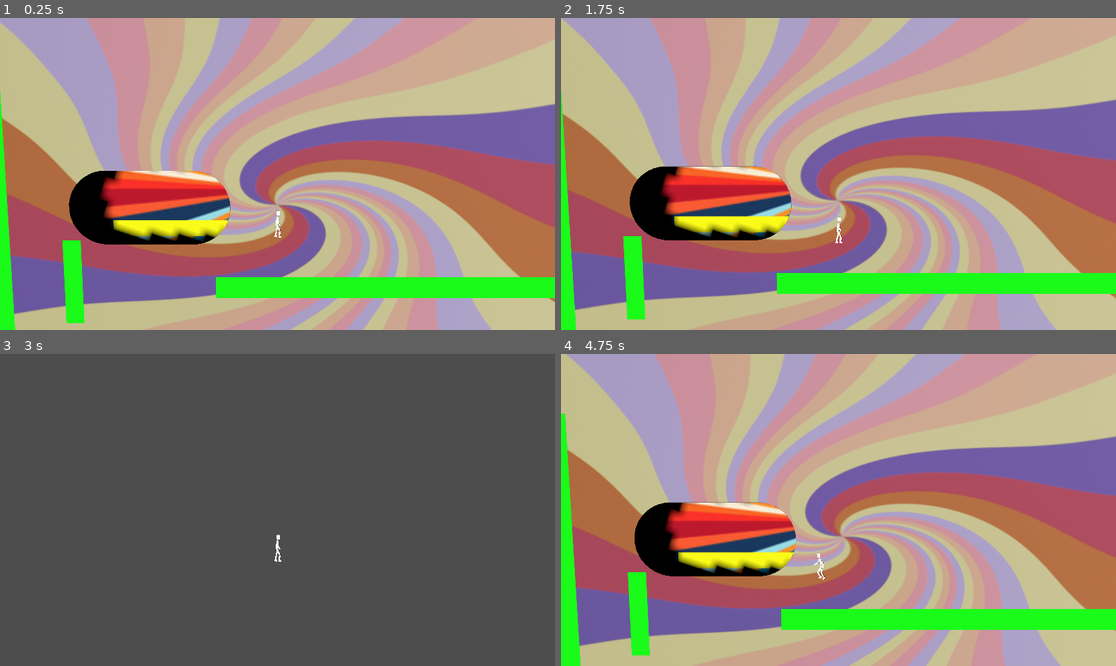
Above: before the commit, frames 1-4 (two rows, left to right).
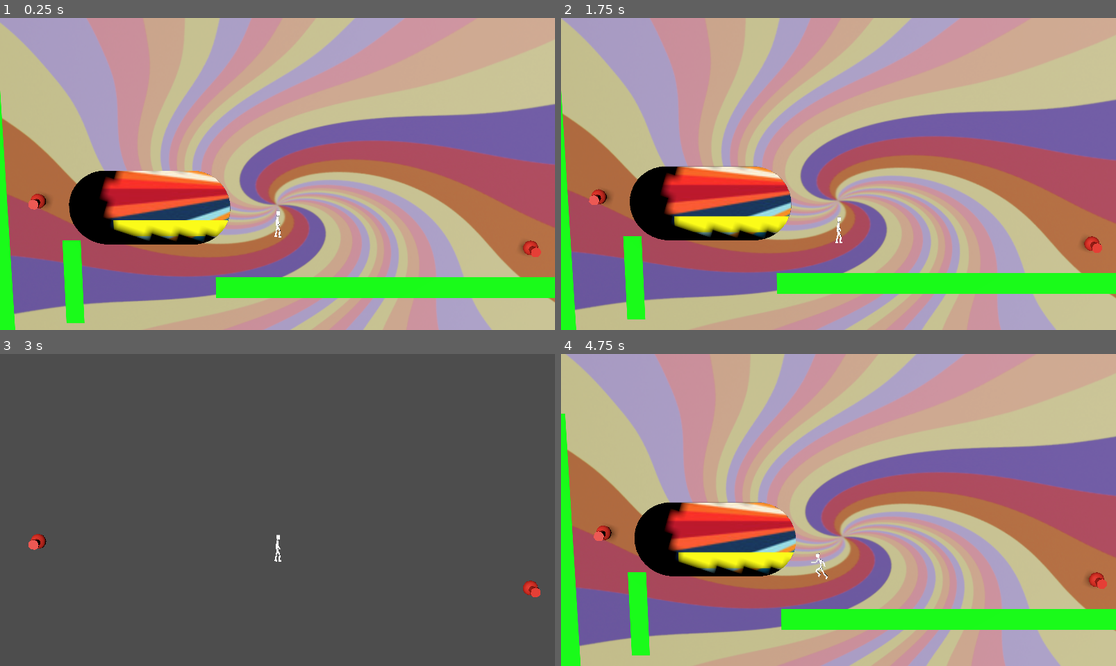
Above: after the commit, the same moments.

Repository: nathanialf/GroovyPictureBook
Game: Godot game, scene res://game.tscn
Same seed, same stepped clock (60 frames per second), same inputs: the game is played once before the commit and once after it.
Inputs:
- Up to frame 1 (0.25 s): no input
- Up to frame 2 (1.75 s): hold D (Move right) 0.53-1.28 s; tap R at 0.6, 1.35 s; tap W (Jump) at 0.77, 1.52 s; hold Up (Page backward) from 1.28 s (still down)
- Up to frame 3 (3 s): release Up (Page backward) at 2.03 s; hold D (Move right) 2.03-2.78 s; tap R at 2.1, 2.85 s; hold Down (Page forward) from 2.78 s (still down)
- Up to frame 4 (4.75 s): tap W (Jump) at 3.02, 3.77, 4.52 s; release Down (Page forward) at 3.53 s; hold A (Move left) from 3.53 s (still down); tap R at 3.6, 4.35 s

The runs differ from the first frame. In frame 1, 0.3% of the frame differs, in the area x 5-98%, y 56-77%; in frame 2, 0.3%; in frame 3, 0.2%; in frame 4, 0.4%, in the area x 5-99%, y 55-76%.

Commit message:
Pushpin support
Pushpin support

Diff:
--- a/game.tscn
+++ b/game.tscn
@@ -2,12 +2,14 @@
 
 [ext_resource type="Script" uid="uid://b32i8mqgc8vrr" path="res://game.gd" id="1_80nbo"]
 [ext_resource type="PackedScene" uid="uid://dji7tytceexa3" path="res://movement_test/character_run.tscn" id="2_feb5d"]
-[ext_resource type="Script" uid="uid://fem0shj6kr8h" path="res://camera.gd" id="3_eow3j"]
+[ext_resource type="Script" path="res://camera.gd" id="3_eow3j"]
 [ext_resource type="PackedScene" uid="uid://c3xyum43h7j3r" path="res://pages/page1_test.tscn" id="3_fc0e3"]
-[ext_resource type="PackedScene" path="res://pages/page2_test.tscn" id="4_7jktm"]
+[ext_resource type="PackedScene" uid="uid://qa47f04qccbp" path="res://pages/page2_test.tscn" id="4_7jktm"]
 [ext_resource type="PackedScene" uid="uid://bc75yp3eue6b0" path="res://page3d.tscn" id="4_fc0e3"]
-[ext_resource type="Script" uid="uid://hgctsa5inf0p" path="res://target_animation.gd" id="4_j5wjh"]
-[ext_resource type="Script" uid="uid://8hn2y811b0n8" path="res://target_animation_config.gd" id="5_j5wjh"]
+[ext_resource type="Script" path="res://target_animation.gd" id="4_j5wjh"]
+[ext_resource type="Script" path="res://target_animation_config.gd" id="5_j5wjh"]
+[ext_resource type="PackedScene" uid="uid://dkcbw3cmj3bv3" path="res://models/pushpin.tscn" id="6_ryrav"]
+[ext_resource type="Script" uid="uid://btf4vy1tqv2el" path="res://models/pushpin_managers.gd" id="9_hve3p"]
 
 [sub_resource type="Resource" id="Resource_vef74"]
 script = ExtResource("5_j5wjh")
@@ -40,12 +42,10 @@
 [node name="XTargetAnimation" type="Node" parent="Camera3D" unique_id=931201905]
 script = ExtResource("4_j5wjh")
 config = SubResource("Resource_vef74")
-metadata/_custom_type_script = "uid://hgctsa5inf0p"
 
 [node name="YTargetAnimation" type="Node" parent="Camera3D" unique_id=753444433]
 script = ExtResource("4_j5wjh")
 config = SubResource("Resource_j5wjh")
-metadata/_custom_type_script = "uid://hgctsa5inf0p"
 
 [node name="DirectionalLight3D" type="DirectionalLight3D" parent="." unique_id=2073432316]
 transform = Transform3D(0.9114464, 0.32436162, -0.253091, -0.29250705, 0.94348896, 0.15578246, 0.2893184, -0.06795648, 0.95481765, 0, 0, 0)
@@ -59,3 +59,19 @@
 
 [node name="Page3D2" parent="Pages" unique_id=187844261 instance=ExtResource("4_fc0e3")]
 page_scene = ExtResource("4_7jktm")
+
+[node name="pushpin_manager" type="Node3D" parent="." unique_id=1200090941 node_paths=PackedStringArray("pins", "label")]
+script = ExtResource("9_hve3p")
+pins = [NodePath("pushpin"), NodePath(""), NodePath("pushpin3")]
+label = NodePath("Label3D")
+pickup_dist = 0.1
+
+[node name="pushpin" parent="pushpin_manager" unique_id=65536298 node_paths=PackedStringArray("player") instance=ExtResource("6_ryrav")]
+transform = Transform3D(0.02, 0, 0, 0, -8.7422775e-10, -0.02, 0, 0.02, -8.7422775e-10, 0.3237479, -0.51593393, 0.051739097)
+player = NodePath("../../PlayerSprite")
+
+[node name="pushpin3" parent="pushpin_manager" unique_id=285274198 node_paths=PackedStringArray("player") instance=ExtResource("6_ryrav")]
+transform = Transform3D(0.02, 0, 0, 0, -8.7422775e-10, -0.02, 0, 0.02, -8.7422775e-10, 1.6406991, -0.6446243, 0.051738977)
+player = NodePath("../../PlayerSprite")
+
+[node name="Label3D" type="Label3D" parent="pushpin_manager" unique_id=251886436]
--- a/player_character.gd
+++ b/player_character.gd
@@ -43,7 +43,7 @@
 	velocity.x += (move_input.x * move_speed)*0.3*walljump_move_restrict
 
 
-	var movement_speed = clamp(abs(velocity.x)/600.0, 0.0, 1.0)
+	var movement_speed = clamp(abs(velocity.x)/300.0, 0.0, 1.0)
 	player_animator.set("parameters/StateMachine/BlendTree/Blend2/blend_amount", movement_speed)
 
 	if velocity.x > 0.1:
